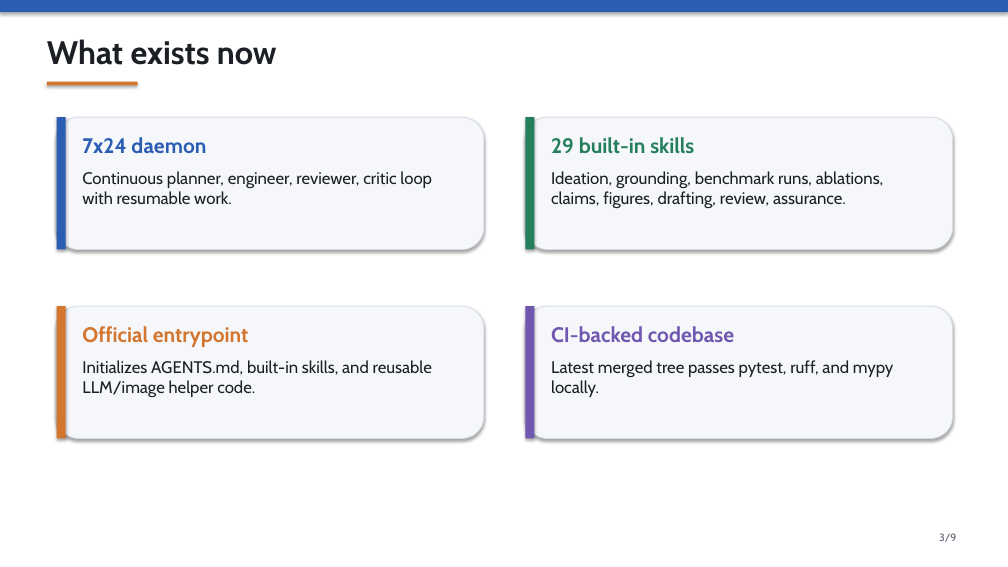
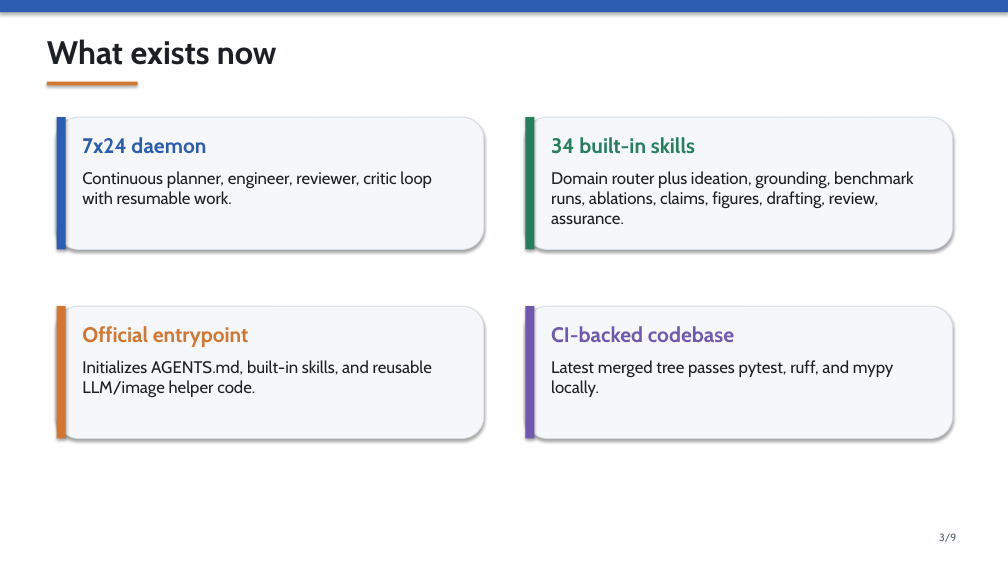
Before and after one commit to lbx154/Argus, a slide deck: slide 3 of docs/argus_skill_auto_research_pitch.pptx. Drawn at 1008x567 pixels with LibreOffice and Linux fonts; fonts in the diff are those of the drawing. Boxes give left, top, right and bottom in pixels: in the first picture for what was removed or moved away, otherwise in the second. Text is boxed around its words. In the diff, an @@ line names an element or a change of style, - is before the commit and + after.

Commit message:
Update pitch deck for domain research skills

```diff
--- a/docs/argus_skill_auto_research_pitch.pptx
+++ b/docs/argus_skill_auto_research_pitch.pptx
@@ text at bbox=[551, 137, 695, 154]: text changed @@
-29 built-in skills
+34 built-in skills
@@ text at bbox=[551, 171, 914, 224]: text changed @@
-Ideation, grounding, benchmark runs, ablations, claims, figures, drafting, review, assurance.
+Domain router plus ideation, grounding, benchmark runs, ablations, claims, figures, drafting, review, assurance.
```
Also in this commit, not shown: 1 other slide changed, 1 other file.
